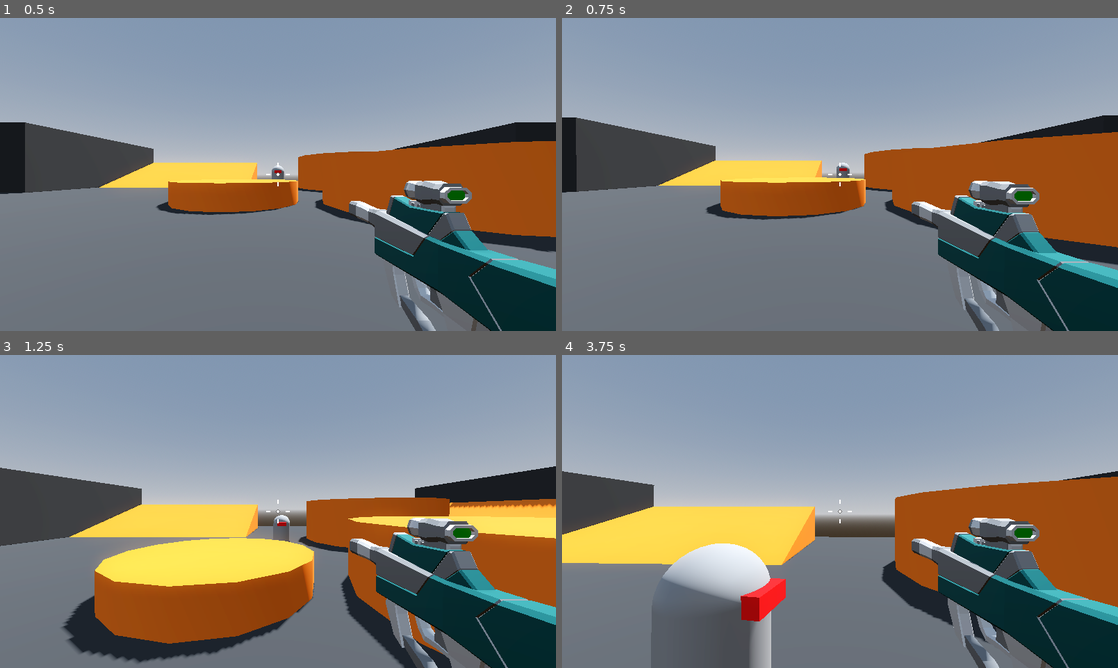
Above: before the commit, frames 1-4 (two rows, left to right).
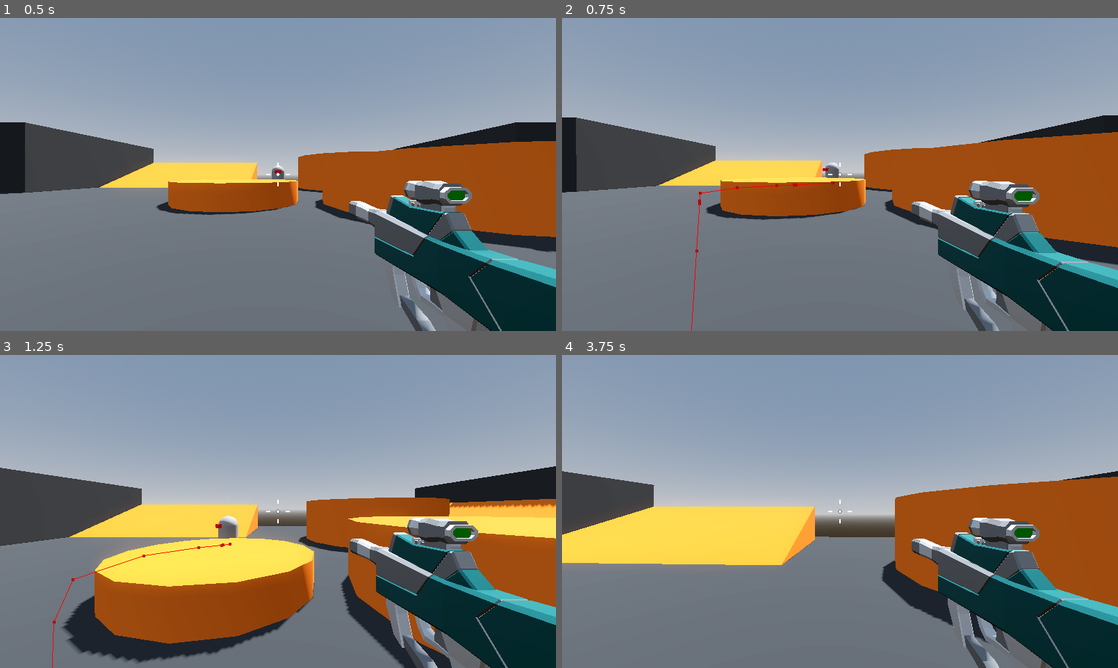
Above: after the commit, the same moments.

Repository: BlizniukDM/robo-rampage
Game: Godot game, scene res://levels/sand_box.tscn
Same seed, same stepped clock (60 frames per second), same inputs: the game is played once before the commit and once after it.
Inputs (mouse positions are in pixels of both pictures, inside the frame that each line leads up to):
- Up to frame 1 (0.5 s): no input
- Up to frame 2 (0.75 s): tap Enter at 0.5 s; move the mouse to (834, 180) at 0.52 s; press the mouse at (834, 180) at 0.53 s; hold W (forward) from 0.53 s (still down)
- Up to frame 3 (1.25 s): keep holding W (forward); tap Space (jump) at 0.77 s
- Up to frame 4 (3.75 s): move the mouse to (878, 514) at 1.27 s; release the mouse at (878, 514) at 1.28 s; click (878, 514) at 1.35 s; tap Space (jump) at 1.52, 3.02 s; move the mouse to (795, 508) at 2.02 s; press the mouse at (795, 508) at 2.03 s; move the mouse to (845, 511) at 2.77 s; release W (forward) at 2.78 s; release the mouse at (845, 511) at 2.78 s; hold A (left) 2.78-3.53 s; click (845, 511) at 2.85 s; move the mouse to (817, 505) at 3.52 s; press the mouse at (817, 505) at 3.53 s; hold W (forward) from 3.53 s (still down)

Frame 1 is identical in both runs. In frame 2, 0.3% of the frame differs, in the area x 23-52%, y 46-100%; in frame 3, 0.6%; in frame 4, 6.3%, in the area x 16-41%, y 60-100%.

Commit message:
Dealing damage

Diff:
--- a/enemy/enemy.gd
+++ b/enemy/enemy.gd
@@ -1,4 +1,4 @@
-extends CharacterBody3D
+class_name Enemy extends CharacterBody3D
 
 
 const SPEED = 5.0
@@ -6,6 +6,8 @@
 
 
 @export var attack_range : float
+@export var max_enemy_health : int = 100
+@export var enemy_damage: int = 20
 
 
 @onready var navigation_agent_3d: NavigationAgent3D = $NavigationAgent3D
@@ -16,6 +18,12 @@
 var provoked: bool = false
 var aggro_range : float = 12.0
 
+var enemy_health: int = max_enemy_health:
+    set(current_enemy_health):
+        enemy_health = current_enemy_health
+        if enemy_health <= 0:
+            queue_free()
+        provoked = true
 
 # Get the gravity from the project settings to be synced with RigidBody nodes.
 var gravity: float = ProjectSettings.get_setting("physics/3d/default_gravity")
@@ -27,7 +35,6 @@
 
 func _process(_delta: float) -> void:
     if provoked:
-
         navigation_agent_3d.target_position = player.global_position
 
 
@@ -65,4 +72,5 @@
 
 
 func attack() -> void:
+    player.player_health -= enemy_damage
     print("Attack!")
--- a/player/player.gd
+++ b/player/player.gd
@@ -4,6 +4,8 @@
 const SPEED = 5.0
 
 @export var jump_height : float
+@export var max_player_health : int = 100
+
 
 @onready var camera_pivot: Node3D = $CameraPivot
 
@@ -12,6 +14,12 @@
 var gravity: float = ProjectSettings.get_setting("physics/3d/default_gravity")
 var mouse_motion = Vector2.ZERO
 
+var player_health : int = max_player_health:
+    set(current_player_health):
+        player_health = current_player_health
+        print(player_health)
+        if player_health <= 0:
+            get_tree().quit()
 
 func _ready() -> void:
     Input.mouse_mode = Input.MOUSE_MODE_CAPTURED
--- a/weapon/hitscan_weapon.gd
+++ b/weapon/hitscan_weapon.gd
@@ -3,7 +3,9 @@
 
 @export var fire_rate : float
 @export var recoil : float = 0.05
+@export var player_damage : int = 5
 @export var weapon_mesh : Node3D
+
 
 
 @onready var cooldown: Timer = $Cooldown
@@ -20,6 +22,9 @@
 
 
 func shoot() -> void:
+    var collider = ray_cast_3d.get_collider()
     cooldown.start(1.0 / fire_rate)
-    printt("Weapon fired!", ray_cast_3d.get_collider())
+    printt("Weapon fired!", collider)
     weapon_mesh.position.z += recoil
+    if collider is Enemy:
+        collider.enemy_health -= player_damage
